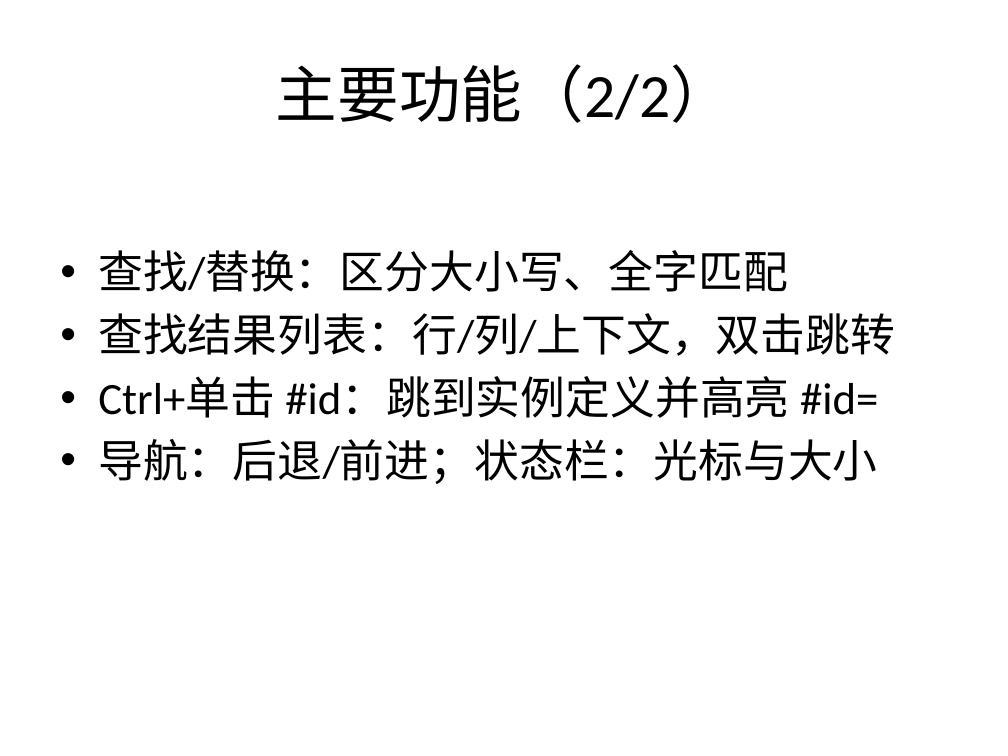
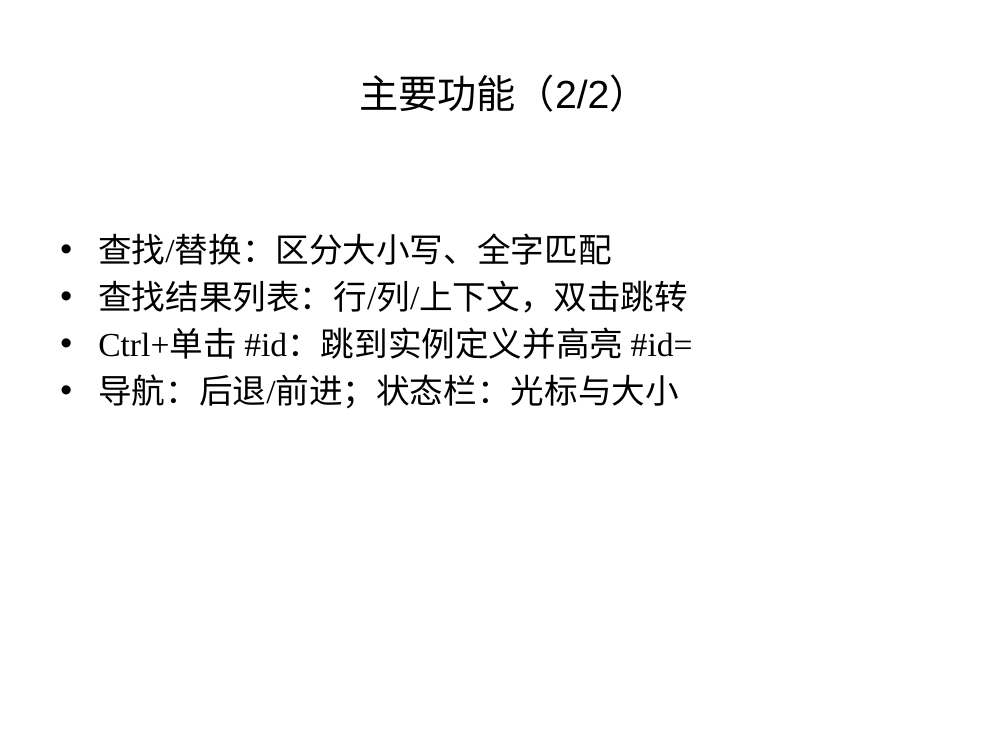
Before and after one commit to azadkong/TOT2025, a slide deck: slide 7 of TOT2025_presentation.pptx (slide 6 before the commit). Drawn at 1008x756 pixels with LibreOffice and Linux fonts; fonts in the diff are those of the drawing. Boxes give left, top, right and bottom in pixels: in the first picture for what was removed or moved away, otherwise in the second. Text is boxed around its words. In the diff, an @@ line names an element or a change of style, - is before the commit and + after.

Commit message:
实现导航 前进后退功能

```diff
--- a/TOT2025_presentation.pptx
+++ b/TOT2025_presentation.pptx
@@ title "主要功能（2/2）" at box(359, 74, 648, 112): size 44 to 28 pt, font Calibri to Arial @@
@@ text "查找/替换：区分大小写、全字匹配" at box(98, 233, 693, 408): size 32 to 24 pt, font Calibri to Times New Roman; less space between paragraphs @@
```
Also in this commit, not shown: 9 other slides changed, 4 slides added, 2 slides removed, 1 other file.
